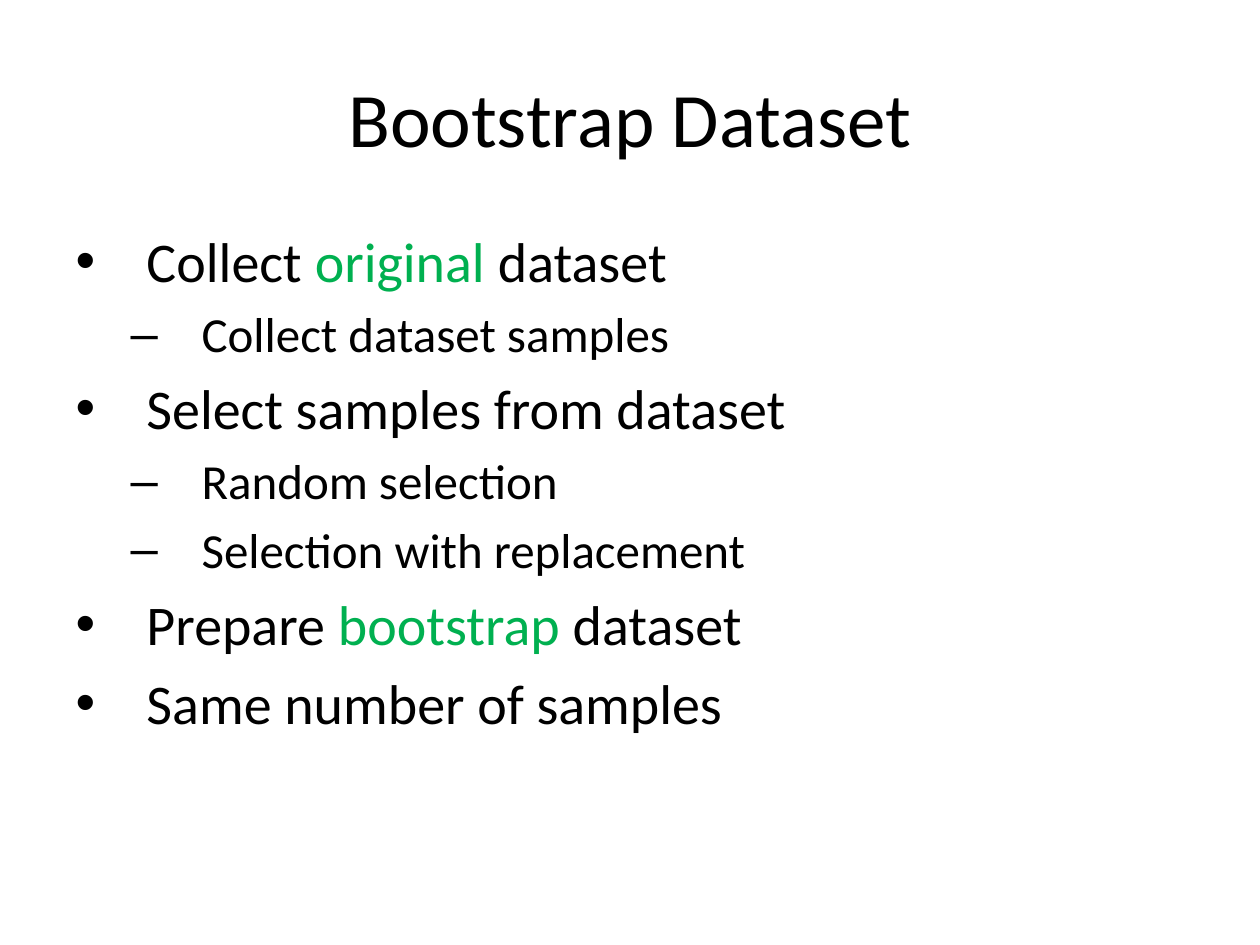
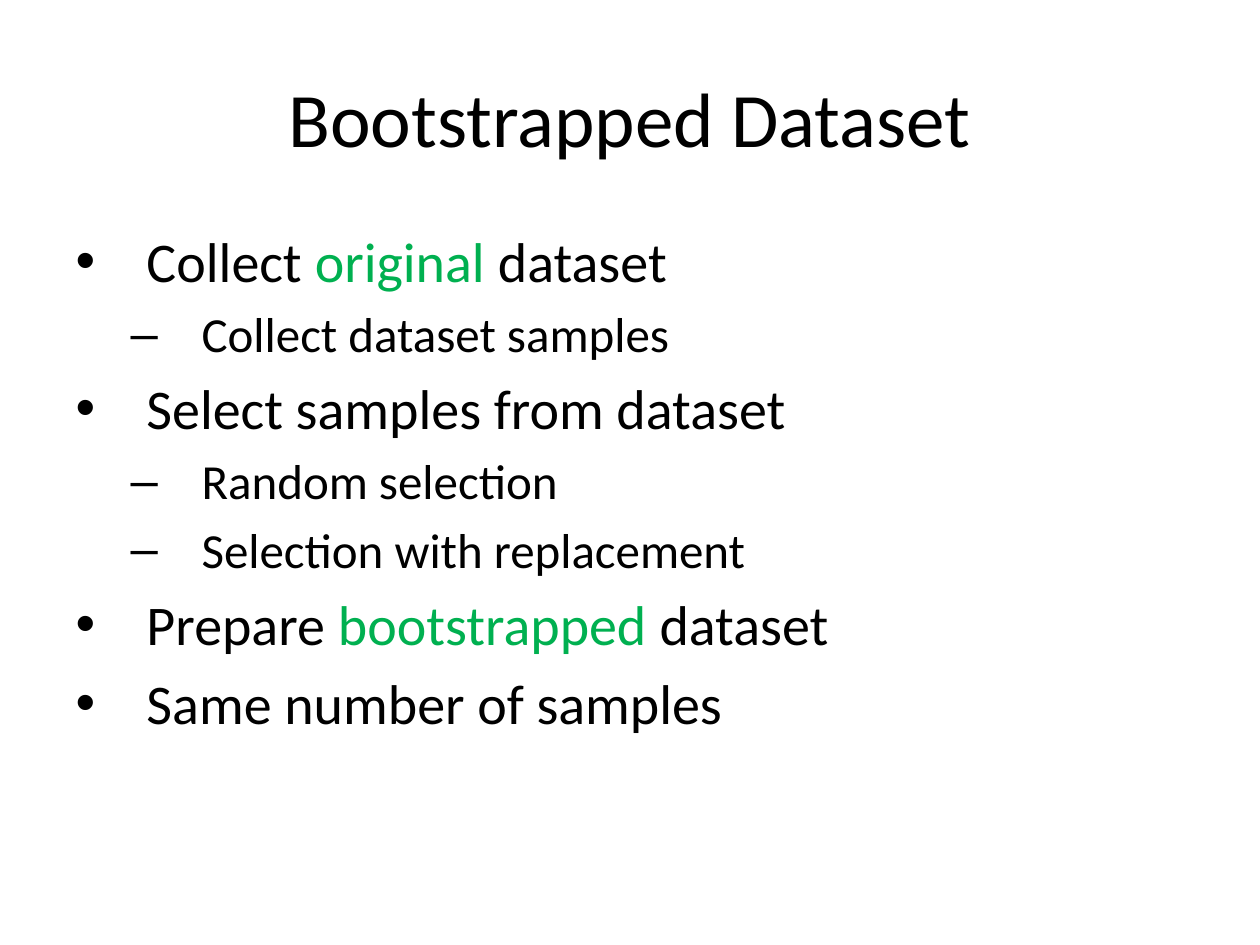
Before and after one commit to look4pritam/ArtificialIntelligence, a slide deck: slide 5 of Mathematics/Bootstrapping.pptx. Drawn at 1260x945 pixels with LibreOffice and Linux fonts; fonts in the diff are those of the drawing. Boxes give left, top, right and bottom in pixels: in the first picture for what was removed or moved away, otherwise in the second. Text is boxed around its words. In the diff, an @@ line names an element or a change of style, - is before the commit and + after.

```diff
--- a/Mathematics/Bootstrapping.pptx
+++ b/Mathematics/Bootstrapping.pptx
@@ title at <box>289,93,970,160</box>: text changed @@
-Bootstrap Dataset
+Bootstrapped Dataset
@@ text at <box>146,606,829,654</box>: text changed @@
-• Prepare bootstrap dataset
+• Prepare bootstrapped dataset
```
